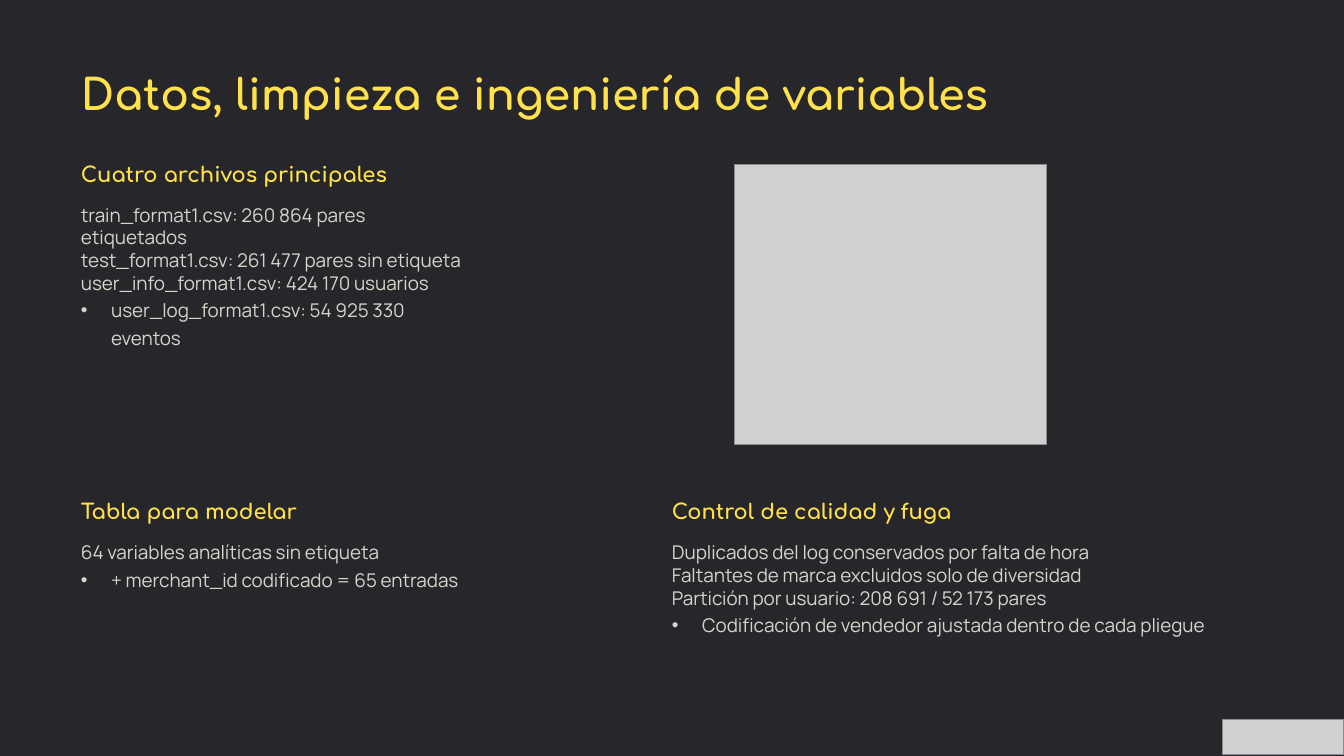
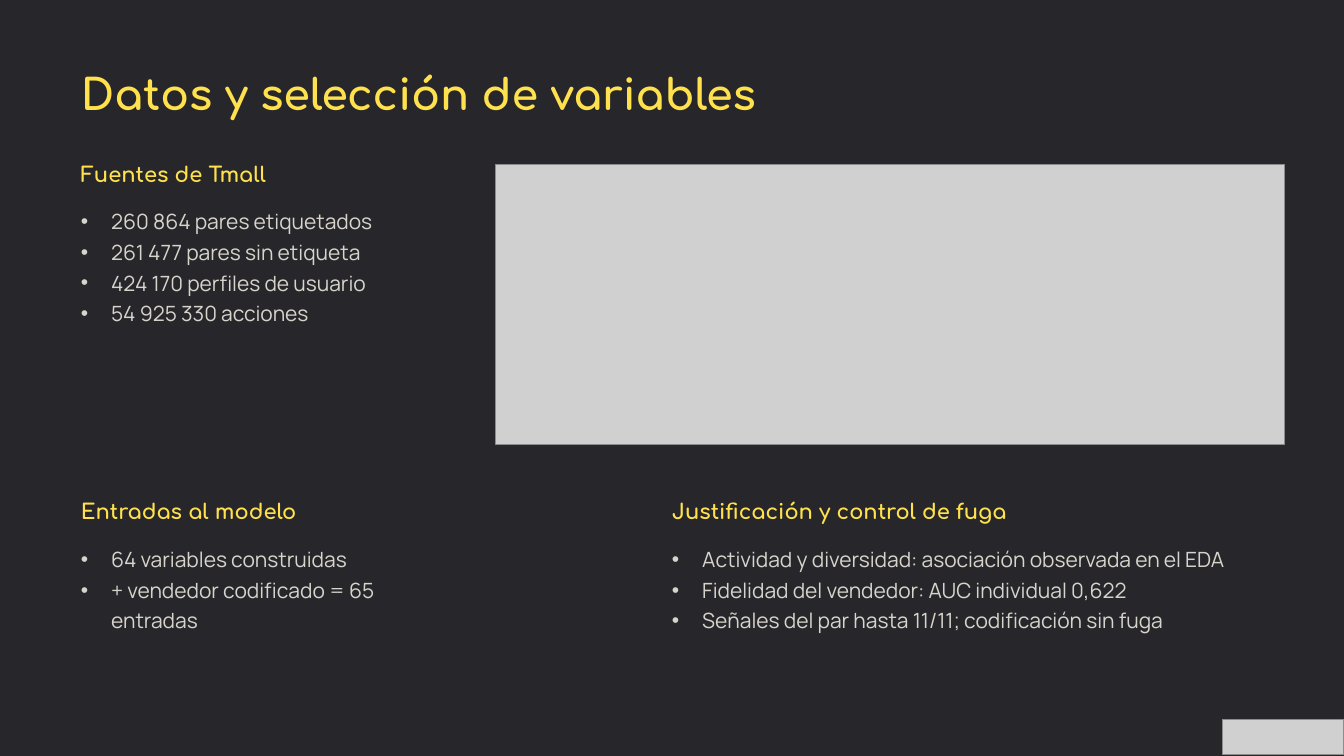
Before and after one commit to DavidDominguez-11/DS-Proyecto2, a slide deck: slide 5 of entregables/resultados_final/Presentacion_Final_Resultados.pptx. Drawn at 1344x756 pixels with LibreOffice and Linux fonts; fonts in the diff are those of the drawing; grey boxes stand for pictures; background and template pictures are left out. Boxes give left, top, right and bottom in pixels: in the first picture for what was removed or moved away, otherwise in the second. Text is boxed around its words. In the diff, an @@ line names an element or a change of style, - is before the commit and + after.

```diff
--- a/entregables/resultados_final/Presentacion_Final_Resultados.pptx
+++ b/entregables/resultados_final/Presentacion_Final_Resultados.pptx
@@ text at (81,74,756,120): text changed @@
-Datos, limpieza e ingeniería de variables
+Datos y selección de variables
@@ text at (81,165,266,182): text changed @@
-Cuatro archivos principales
+Fuentes de Tmall
@@ picture: place and size @@
-picture at (735,164,1048,445)
+picture at (496,164,1285,445)
@@ text at (111,213,373,322): text changed; size 13.5 to 15 pt @@
-• train_format1.csv: 260 864 pares etiquetados
-  test_format1.csv: 261 477 pares sin etiqueta
-  user_info_format1.csv: 424 170 usuarios
-  user_log_format1.csv: 54 925 330 eventos
+• 260 864 pares etiquetados
+• 261 477 pares sin etiqueta
+• 424 170 perfiles de usuario
+• 54 925 330 acciones
@@ text at (81,502,296,519): text changed @@
-Tabla para modelar
+Entradas al modelo
@@ text at (672,501,1006,524): text changed @@
-Control de calidad y fuga
+Justificación y control de fuga
@@ text at (111,551,374,629): text changed; size 13.5 to 15 pt @@
-• 64 variables analíticas sin etiqueta
-  + merchant_id codificado = 65 entradas
+• 64 variables construidas
+• + vendedor codificado = 65 entradas
@@ text at (702,550,1224,634): text changed; size 13.5 to 15 pt @@
-• Duplicados del log conservados por falta de hora
-  Faltantes de marca excluidos solo de diversidad
-  Partición por usuario: 208 691 / 52 173 pares
-  Codificación de vendedor ajustada dentro de cada pliegue
+• Actividad y diversidad: asociación observada en el EDA
+• Fidelidad del vendedor: AUC individual 0,622
+• Señales del par hasta 11/11; codificación sin fuga
```
Also in this commit, not shown: 2 other slides changed.
